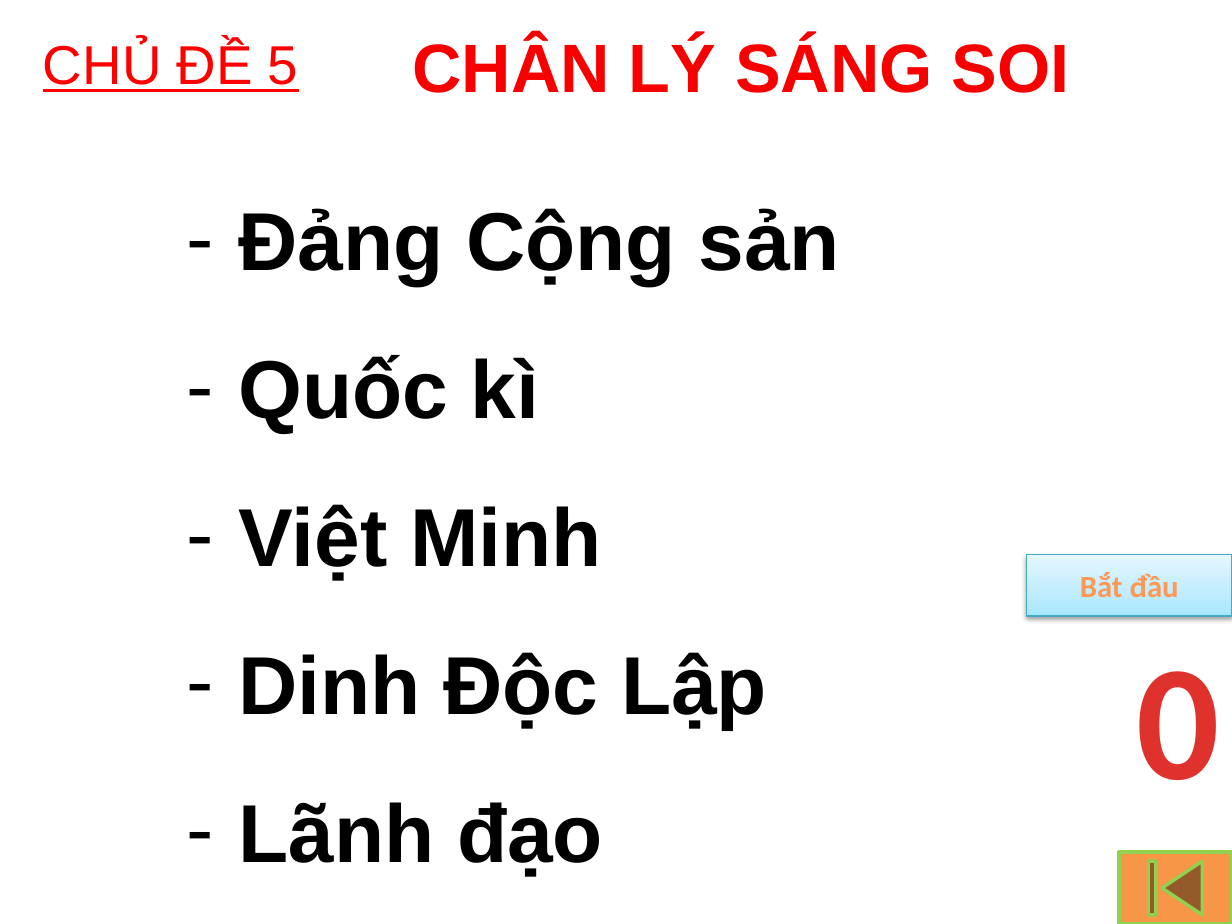
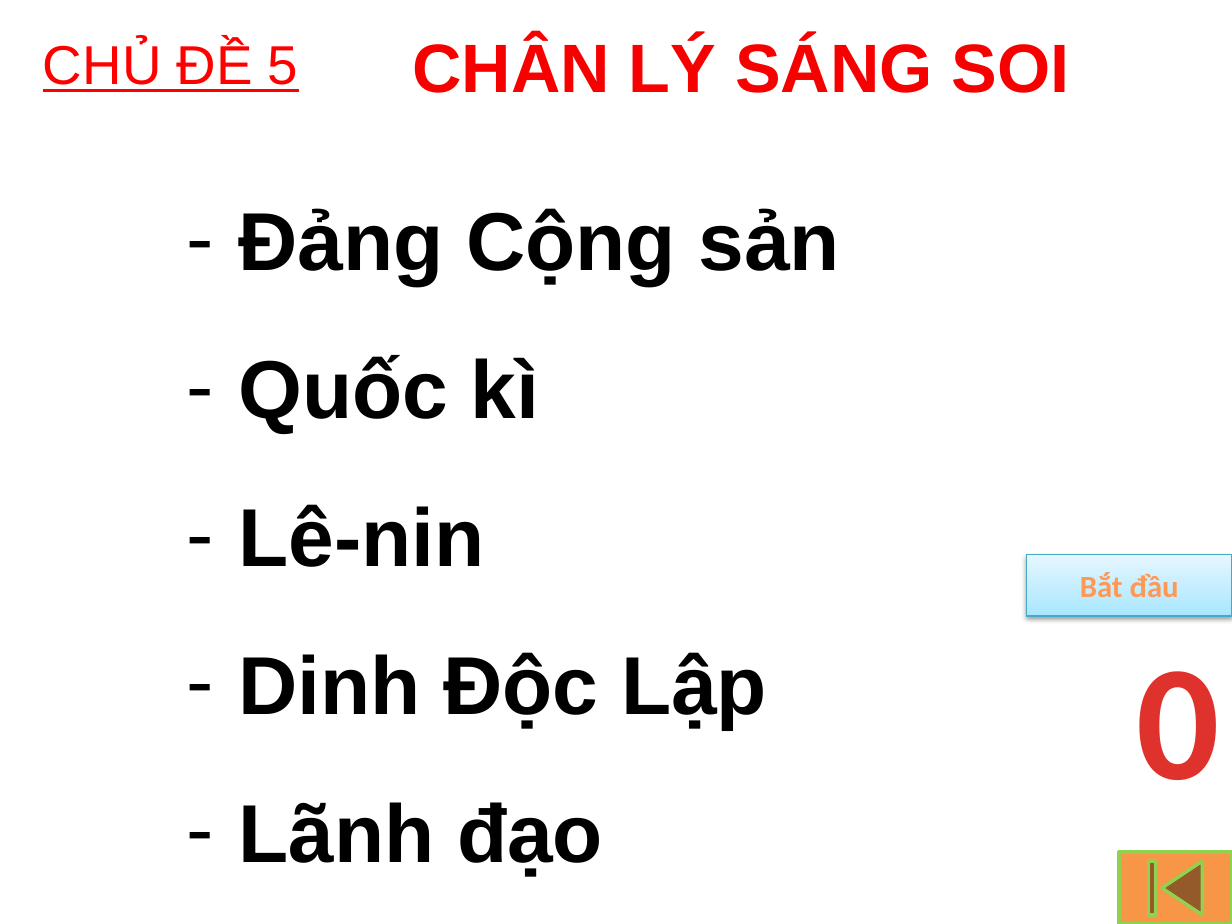
Before and after one commit to huytt/giao-an, a slide deck: slide 38 of HOI THI (HOAN CHINH)/hoi_thi.pptx (slide 39 before the commit). Drawn at 1232x924 pixels with LibreOffice and Linux fonts; fonts in the diff are those of the drawing; background and template pictures are left out. Boxes give left, top, right and bottom in pixels: in the first picture for what was removed or moved away, otherwise in the second. Text is boxed around its words. In the diff, an @@ line names an element or a change of style, - is before the commit and + after.

```diff
--- a/HOI THI (HOAN CHINH)/hoi_thi.pptx
+++ b/HOI THI (HOAN CHINH)/hoi_thi.pptx
@@ text at (238, 504, 484, 567): text changed @@
-– Việt Minh
+– Lê-nin
```
Also in this commit, not shown: 1 slide removed, 1 other file.
